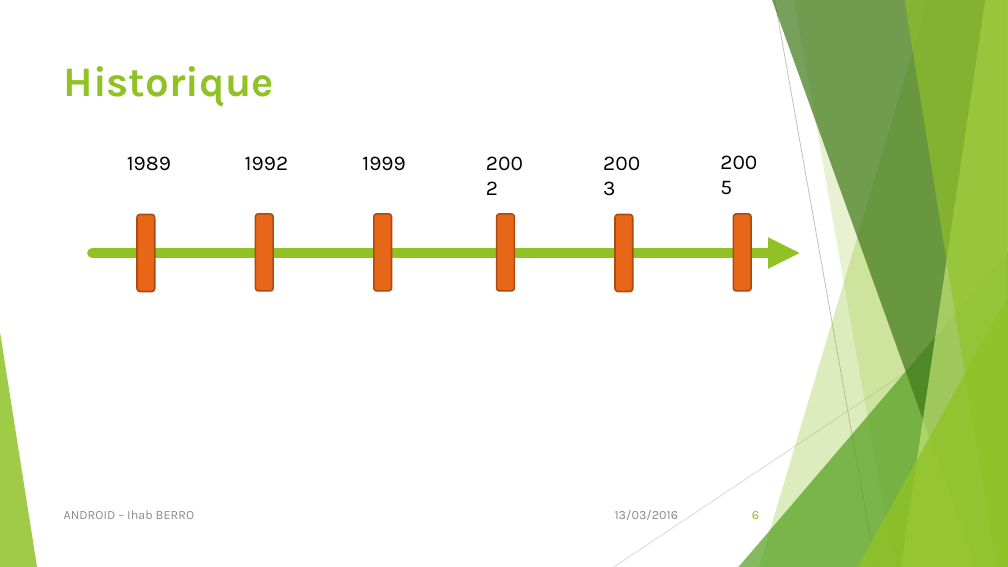
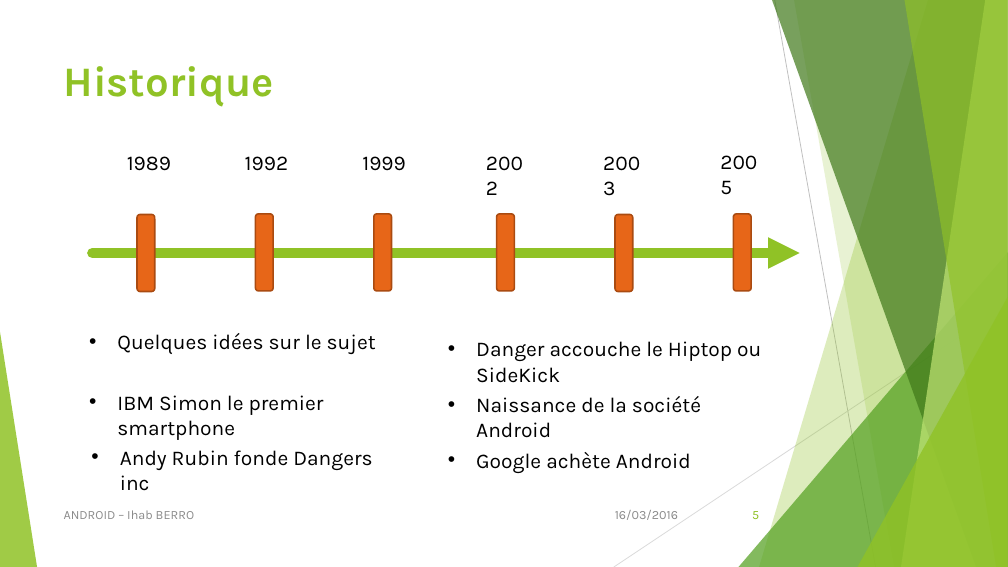
Before and after one commit to iberro/SMB214, a slide deck: slide 5 of Android.pptx (slide 6 before the commit). Drawn at 1008x567 pixels with LibreOffice and Linux fonts; fonts in the diff are those of the drawing. Boxes give left, top, right and bottom in pixels: in the first picture for what was removed or moved away, otherwise in the second. Text is boxed around its words. In the diff, an @@ line names an element or a change of style, - is before the commit and + after.

```diff
--- a/Android.pptx
+++ b/Android.pptx
@@ text added at bbox=[117, 333, 376, 354], 20 pt, text #000000 @@
+• Quelques idées sur le sujet
@@ text added at bbox=[476, 341, 761, 383], 20 pt, text #000000 @@
+• Danger accouche le Hiptop ou SideKick
@@ text added at bbox=[117, 395, 324, 440], 20 pt, text #000000 @@
+• IBM Simon le premier smartphone
@@ text added at bbox=[476, 396, 701, 438], 20 pt, text #000000 @@
+• Naissance de la société Android
@@ text added at bbox=[120, 450, 372, 491], 20 pt, text #000000 @@
+• Andy Rubin fonde Dangers inc
@@ text added at bbox=[476, 452, 691, 473], 20 pt, text #000000 @@
+• Google achète Android
@@ text at bbox=[615, 510, 678, 520]: text changed @@
-13/03/2016
+16/03/2016
```
Also in this commit, not shown: 15 other slides changed, 3 slides added.
